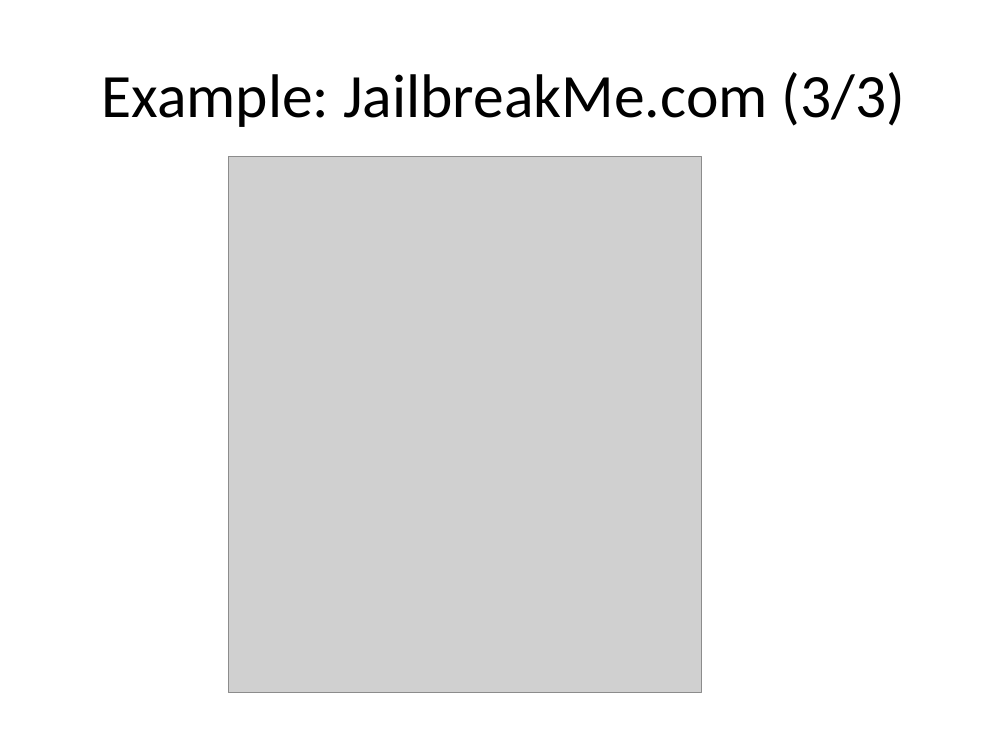
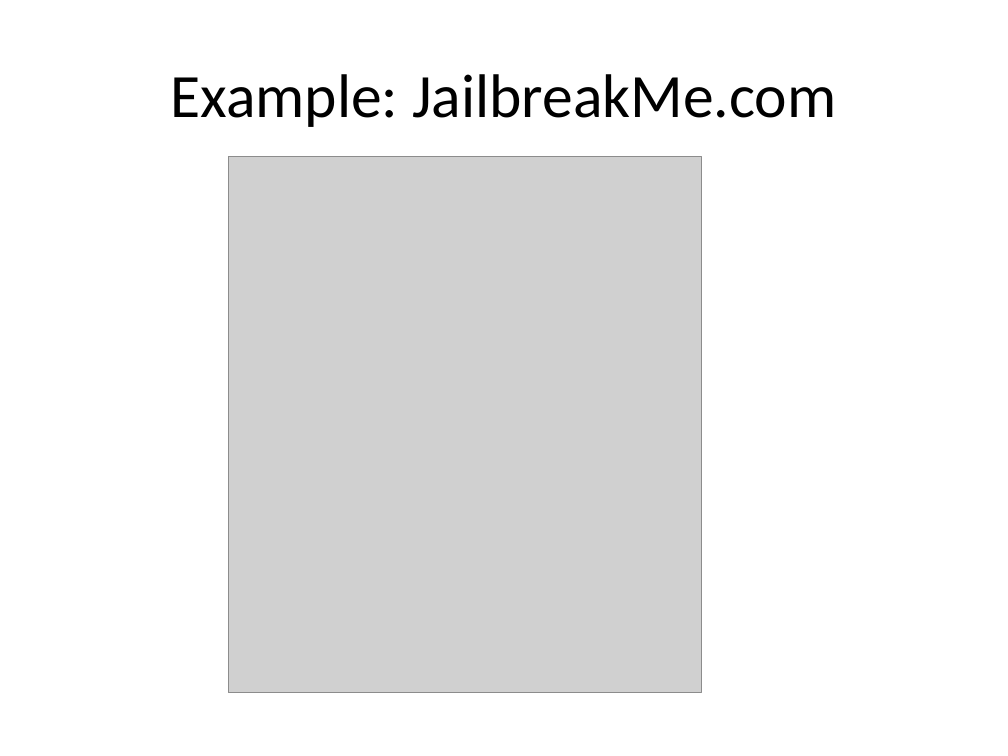
Before and after one commit to jiazhihao/6857, a slide deck: slide 5 of slides/kint.pptx. Drawn at 1008x756 pixels with LibreOffice and Linux fonts; fonts in the diff are those of the drawing; grey boxes stand for pictures. Boxes give left, top, right and bottom in pixels: in the first picture for what was removed or moved away, otherwise in the second. Text is boxed around its words. In the diff, an @@ line names an element or a change of style, - is before the commit and + after.

```diff
--- a/slides/kint.pptx
+++ b/slides/kint.pptx
@@ title at box(170, 74, 836, 127): text changed @@
-Example: JailbreakMe.com (3/3)
+Example: JailbreakMe.com
```
Also in this commit, not shown: 26 other slides changed, 1 slide removed.
